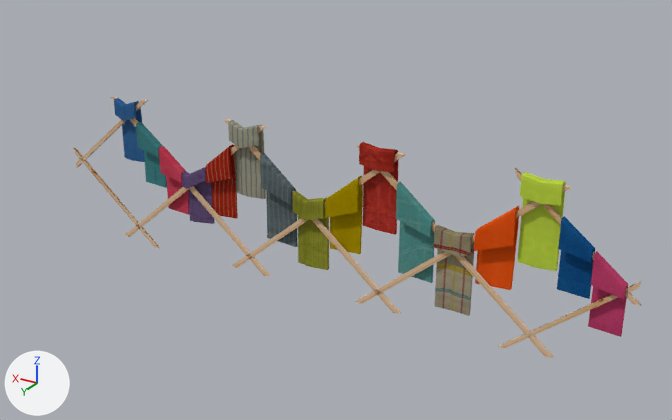
Before and after pictures for a commit that changed the Blender file Objects/CleaningCloth/CleaningCloth.blend.
Camera for both pictures: a 50 mm camera at (-0.269, 1.003, 0.497) aimed at (0.34, -0.011, -0.01). The axes (+X, +Y, +Z) are drawn at lower left. The lights are the same throughout.

Before the edit, the objects in view are built like this:
```python
ob_e4_st5_em2_i1 = bpy.data.objects.new('E4_ST5_EM2_I1', me_cube_033)
ob_e4_st5_em2_i1.location = (0.701, -0.001, 0.049)
ob_e4_st5_em2_i1.scale = (0.2, 0.075, 0.524)
ob_e4_st5_em2_i2 = bpy.data.objects.new('E4_ST5_EM2_I2', me_cube_030)
ob_e4_st5_em2_i2.location = (0.66, -0.001, -0.003)
ob_e4_st5_em2_i2.scale = (0.2, 0.075, 0.339)
ob_e4_st5_em2_i4 = bpy.data.objects.new('E4_ST5_EM2_I4', me_cube_032)
ob_e4_st5_em2_i4.location = (0.575, -0.001, -0.037)
ob_e4_st5_em2_i4.scale = (0.225, 0.075, 0.451)
ob_e5_st8_em1_i1_001 = bpy.data.objects.new('E5_ST8_EM1_I1.001', me_cube_034)
ob_e5_st8_em1_i1_001.location = (0.0, -0.001, -0.011)
ob_e5_st8_em1_i1_001.scale = (0.2, 0.075, 0.339)
ob_e5_st8_em1_i1_002 = bpy.data.objects.new('E5_ST8_EM1_I1.002', me_cube_016)
ob_e5_st8_em1_i1_002.location = (0.102, -0.001, -0.004)
ob_e5_st8_em1_i1_002.scale = (0.25, 0.075, 0.6)
ob_e5_st8_em1_i1_003 = bpy.data.objects.new('E5_ST8_EM1_I1.003', me_cube_035)
ob_e5_st8_em1_i1_003.location = (-0.043, -0.001, -0.049)
ob_e5_st8_em1_i1_003.scale = (0.2, 0.075, 0.356)
ob_e5_st8_em2_i1 = bpy.data.objects.new('E5_ST8_EM2_I1', me_cube_031)
ob_e5_st8_em2_i1.location = (0.48, -0.001, 0.044)
ob_e5_st8_em2_i1.scale = (0.25, 0.075, 0.6)
ob_e5_st8_em2_i1_003 = bpy.data.objects.new('E5_ST8_EM2_I1.003', me_cube_027)
ob_e5_st8_em2_i1_003.location = (0.529, -0.001, -0.002)
ob_e5_st8_em2_i1_003.scale = (0.225, 0.075, 0.6)
ob_rack = bpy.data.objects.new('Rack', me_cube_011)
ob_rack.location = (0.744, 0.0, -0.075)
ob_rack.rotation_euler = (0.0, 0.873, 0.0)  # degrees (0, 50, 0)
ob_rack.scale = (0.054, 0.018, 1.04)
# also in view: 'E4_ST5_EM2_I3' at (0.619, -0.001, -0.021); 'E5_ST8_EM4_I1' at (0.269, -0.001, 0.038); 'E5_ST8_EM1_I1' at (0.048, -0.001, 0.04); 'E5_ST8_EM4_I2' at (0.213, -0.001, -0.012); 'E5_ST8_EM2_I1.002' at (0.427, -0.001, -0.012)
```
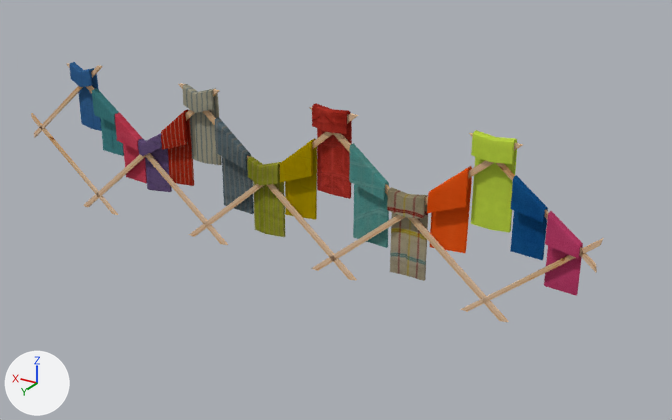
Location of each change, (x1, y1, x2, y2) in pixels of the pictures (672 x 420 px):
'Rack', moved
    before: (74, 97, 642, 358)
    after: (31, 64, 603, 322)
'E5_ST8_EM1_I1', moved
    before: (517, 172, 566, 271)
    after: (471, 130, 517, 232)
'E5_ST8_EM4_I3', moved
    before: (434, 225, 474, 316)
    after: (387, 187, 428, 281)
'E5_ST8_EM4_I1', moved
    before: (359, 142, 398, 235)
    after: (312, 103, 352, 199)
'E5_ST8_EM1_I1.002', moved
    before: (474, 206, 519, 290)
    after: (427, 166, 472, 253)
'E5_ST8_EM4_I2', moved
    before: (396, 181, 435, 283)
    after: (349, 143, 389, 248)
'E5_ST8_EM4_I4', moved
    before: (325, 176, 363, 254)
    after: (280, 138, 317, 220)
'E5_ST8_EM2_I1.002', moved
    before: (260, 153, 298, 247)
    after: (215, 117, 254, 214)
'E5_ST8_EM2_I1.001', moved
    before: (293, 191, 329, 270)
    after: (247, 156, 285, 237)
'E5_ST8_EM2_I1', moved
    before: (228, 120, 266, 199)
    after: (183, 84, 222, 165)
'E5_ST8_EM2_I1.003', moved
    before: (205, 144, 238, 218)
    after: (161, 109, 194, 186)
'E5_ST8_EM1_I1.001', reshaped, moved
    before: (557, 216, 595, 299)
    after: (544, 211, 583, 296)
'E5_ST8_EM1_I2', added (blue)
    after: (510, 175, 548, 260)
'E4_ST5_EM2_I4', moved
    before: (182, 167, 215, 224)
    after: (138, 133, 172, 192)
'E5_ST8_EM1_I1.003', hidden
    before: (588, 251, 628, 337)
'E4_ST5_EM2_I1', moved
    before: (114, 98, 144, 162)
    after: (70, 62, 102, 131)
'E4_ST5_EM2_I3', moved
    before: (159, 146, 189, 215)
    after: (115, 113, 147, 183)
'E4_ST5_EM2_I2', moved
    before: (136, 122, 167, 188)
    after: (92, 88, 124, 156)

Edits to the bpy script that builds the scene:
```text
Add me_cube_000:
    me_cube_000.from_pydata(...)  # 34 vertices, 19 faces; spans x -0.1..0.1, y -0.1..0.1, z -0.1..0.197
    me_cube_000.materials.append(mat_towels)  # picture img_towels_jpg
Change ob_e5_st8_em1_i1_003:
    ob_e5_st8_em1_i1_003.location: (-0.043, -0.001, -0.049) -> (0.009, 0.031, 0.003)
    add ob_e5_st8_em1_i1_003.hide_viewport = True
Change ob_e5_st8_em1_i1_001:
    ob_e5_st8_em1_i1_001: bpy.data.objects.new('E5_ST8_EM1_I1.001', me_cube_034) -> bpy.data.objects.new('E5_ST8_EM1_I1.001', me_cube_000)
    ob_e5_st8_em1_i1_001.location: (0.0, -0.001, -0.011) -> (0.007, 0.031, 0.006)
Change ob_e4_st5_em2_i1:
    ob_e4_st5_em2_i1.location: (0.701, -0.001, 0.049) -> (0.753, 0.031, 0.1)
Change ob_e4_st5_em2_i4:
    ob_e4_st5_em2_i4.location: (0.575, -0.001, -0.037) -> (0.626, 0.031, 0.015)
Change ob_e5_st8_em2_i1:
    ob_e5_st8_em2_i1.location: (0.48, -0.001, 0.044) -> (0.532, 0.031, 0.096)
Change ob_e4_st5_em2_i2:
    ob_e4_st5_em2_i2.location: (0.66, -0.001, -0.003) -> (0.712, 0.031, 0.049)
Change ob_e5_st8_em2_i1_003:
    ob_e5_st8_em2_i1_003.location: (0.529, -0.001, -0.002) -> (0.58, 0.031, 0.05)
Change ob_e4_st5_em2_i3:
    ob_e4_st5_em2_i3.location: (0.619, -0.001, -0.037) -> (0.67, 0.031, 0.015)
Change ob_e5_st8_em4_i1:
    ob_e5_st8_em4_i1.location: (0.269, -0.001, 0.04) -> (0.32, 0.031, 0.092)
Change ob_e5_st8_em4_i4:
    ob_e5_st8_em4_i4.location: (0.321, -0.001, -0.008) -> (0.372, 0.031, 0.044)
Change ob_e5_st8_em2_i1_001:
    ob_e5_st8_em2_i1_001.location: (0.374, -0.001, -0.043) -> (0.426, 0.031, 0.009)
Change ob_e5_st8_em2_i1_002:
    ob_e5_st8_em2_i1_002.location: (0.427, -0.001, -0.032) -> (0.479, 0.031, 0.02)
Change ob_e5_st8_em4_i2:
    ob_e5_st8_em4_i2.location: (0.213, -0.001, -0.032) -> (0.264, 0.031, 0.02)
Change ob_e5_st8_em4_i3:
    ob_e5_st8_em4_i3.location: (0.157, -0.001, -0.053) -> (0.209, 0.031, -0.001)
Change ob_e5_st8_em1_i1_002:
    ob_e5_st8_em1_i1_002.location: (0.102, -0.001, -0.004) -> (0.153, 0.031, 0.049)
Change ob_e5_st8_em1_i1:
    ob_e5_st8_em1_i1.location: (0.048, -0.001, 0.041) -> (0.1, 0.031, 0.093)
Change ob_rack:
    ob_rack.location: (0.744, 0.0, -0.075) -> (0.796, 0.032, -0.023)
Add ob_e5_st8_em1_i2:
    ob_e5_st8_em1_i2 = bpy.data.objects.new('E5_ST8_EM1_I2', me_cube_034)
    ob_e5_st8_em1_i2.location = (0.052, 0.031, 0.041)
    ob_e5_st8_em1_i2.scale = (0.2, 0.075, 0.339)
```
